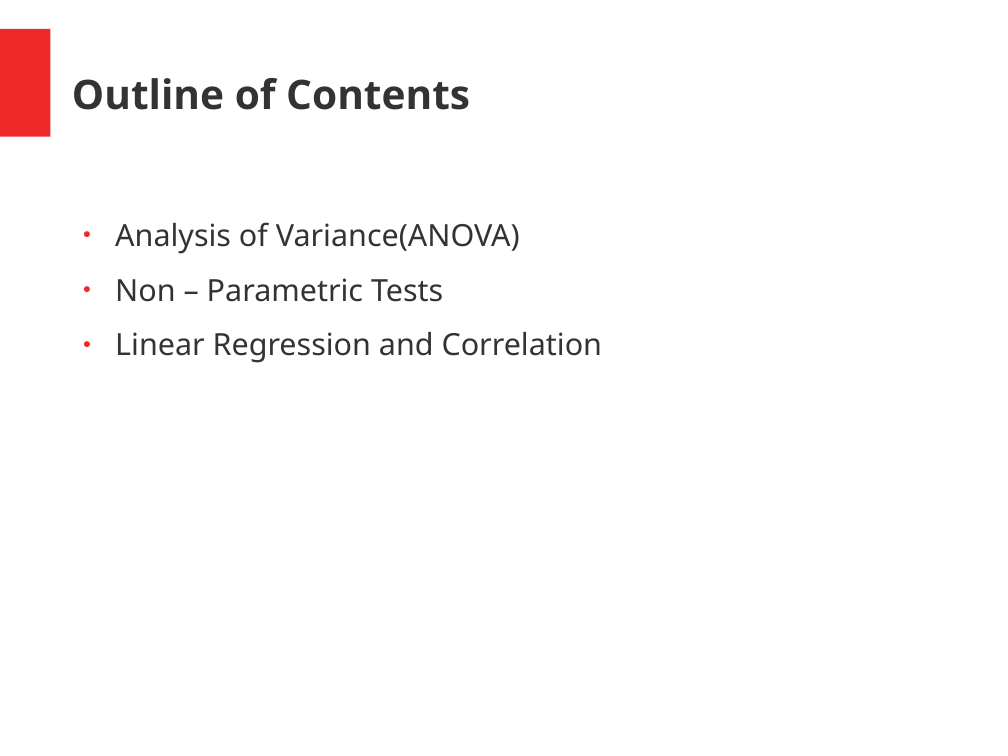
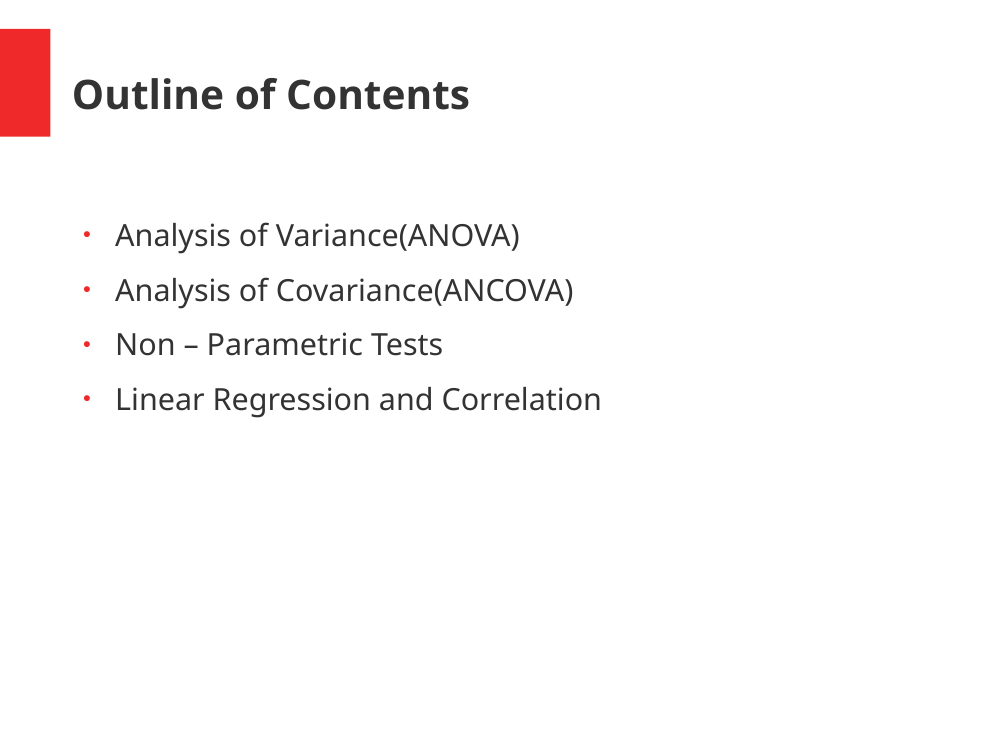
Before and after one commit to manrajoc/LSA-and-SAT, a slide deck: slide 2 of Presentation 1.odp. Drawn at 1008x756 pixels with LibreOffice and Linux fonts; fonts in the diff are those of the drawing. Boxes give left, top, right and bottom in pixels: in the first picture for what was removed or moved away, otherwise in the second. Text is boxed around its words. In the diff, an @@ line names an element or a change of style, - is before the commit and + after.

Commit message:
ancova

```diff
--- a/Presentation 1.odp
+++ b/Presentation 1.odp
@@ text at box(115, 277, 574, 309): paragraph added @@
+● Analysis of Covariance(ANCOVA)
```
Also in this commit, not shown: 6 other slides changed, 6 slides added.
